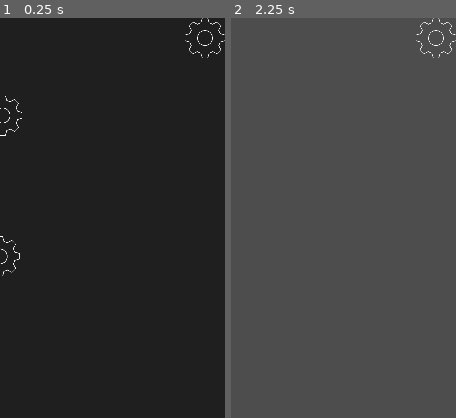
Above: before the commit, frames 1-2 (left to right).
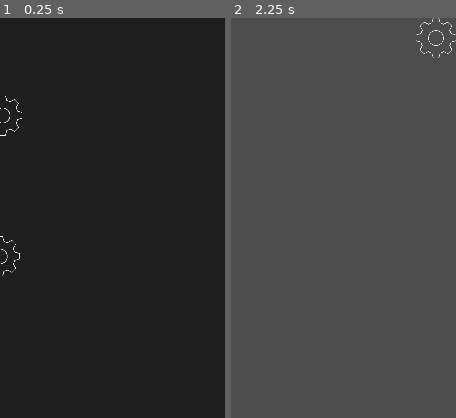
Above: after the commit, the same moments.

Repository: n8-ball/numfall_android
Game: Godot game, scene res://menu/scenes/mainMenu.tscn
The game is run twice, just before and just after one commit, with the same random seed, the same clock (stepped at 60 frames per second) and the same inputs. The project has no main scene, so this scene is started directly.
Inputs (mouse positions are % of the whole screen's width and height, from its top left):
- Up to frame 1 (0.25 s): no input
- Up to frame 2 (2.25 s): click (50, 30) at 0.5 s; click (96, 2) at 1.25 s; click (50, 30) at 2 s
The pictures show only the part of the screen within x 50-100%, y 0-50%; the shares and areas given below are measured in that part.

The runs differ from the first frame. In frame 1, 0.2% of the frame differs, in the area x 82-100%, y 0-10%; in frame 2, nothing differs.
Error in both runs: Trying to assign value of type 'Viewport' to a variable of type 'Node2D'. (res://menu/scripts/mainMenu.gd:3)

Commit message:
Slight button improvements

Diff:
--- a/menu/scripts/continue.gd
+++ b/menu/scripts/continue.gd
@@ -7,3 +7,6 @@
 		self.visible = true
 	else:
 		self.visible = false
+
+func _pressed():
+	menu.setOpen(false)
--- a/menu/scripts/menuButton.gd
+++ b/menu/scripts/menuButton.gd
@@ -2,5 +2,8 @@
 
 onready var menu : CanvasLayer = $".."
 
+func _process(delta):
+	self.visible = !menu.getOpen()
+
 func _pressed():
-	menu.setOpen(!menu.getOpen())
+	menu.setOpen(true)
Not shown: 3 places in board/scenes/board.tscn that only renumber resources
